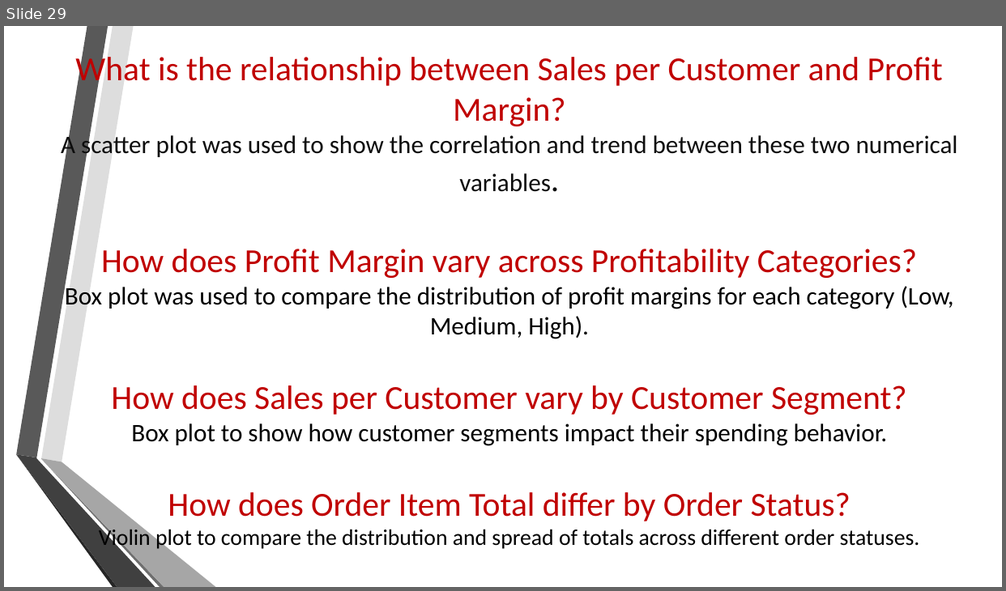
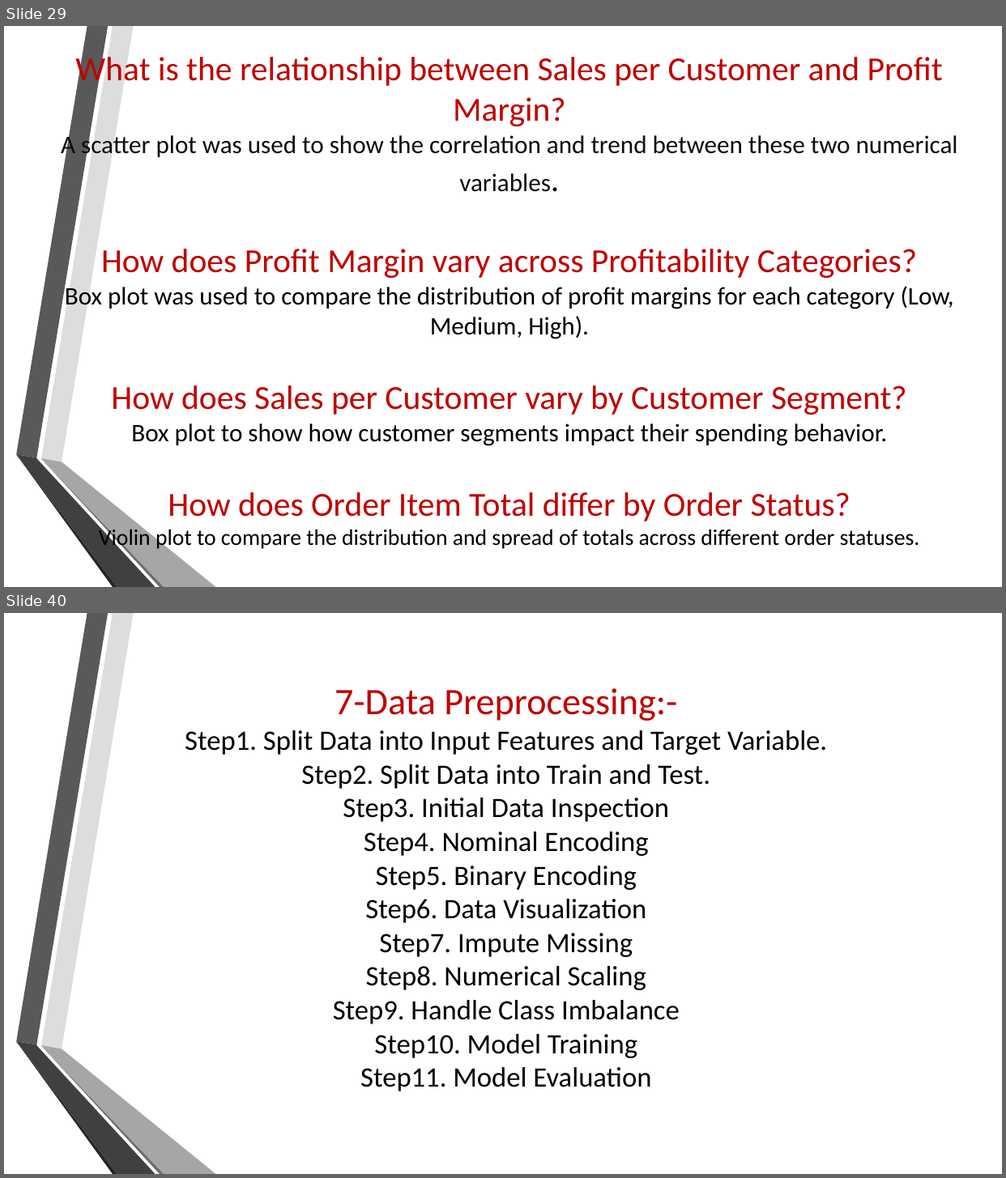
Before and after one commit to mariam530/supply-chain-project, a slide deck: New Microsoft PowerPoint Presentation.pptx. Shown one above the other, each under a label of ours: slide 29 before the commit, slides 29 and 40 after it; the slides between them are not shown. The pictures are 1006x591 and 1006x1178 pixels, drawn with LibreOffice and Linux fonts; fonts in the diff are those of the drawing; background and template pictures are left out. Boxes give left, top, right and bottom in pixels: in the first picture for what was removed or moved away, otherwise in the second. Text is boxed around its words. In the diff, an @@ line names an element or a change of style, - is before the commit and + after.

```diff
--- a/New Microsoft PowerPoint Presentation.pptx
+++ b/New Microsoft PowerPoint Presentation.pptx
@@ slide 40 added at [4,613,1002,1174], background picture (left out); not listed: 6 template elements that a slide beside it also shows @@
@@ title added at [185,688,827,1092], 27 pt, text #000000 @@
+7-Data Preprocessing:-
+Step1. Split Data into Input Features and Target Variable.
+Step2. Split Data into Train and Test.
+Step3. Initial Data Inspection
+Step4. Nominal Encoding
+Step5. Binary Encoding
+Step6. Data Visualization
+Step7. Impute Missing
+Step8. Numerical Scaling
+Step9. Handle Class Imbalance
+Step10. Model Training
+Step11. Model Evaluation
```
Also in this commit, not shown: 10 slides changed, 10 other slides added.
